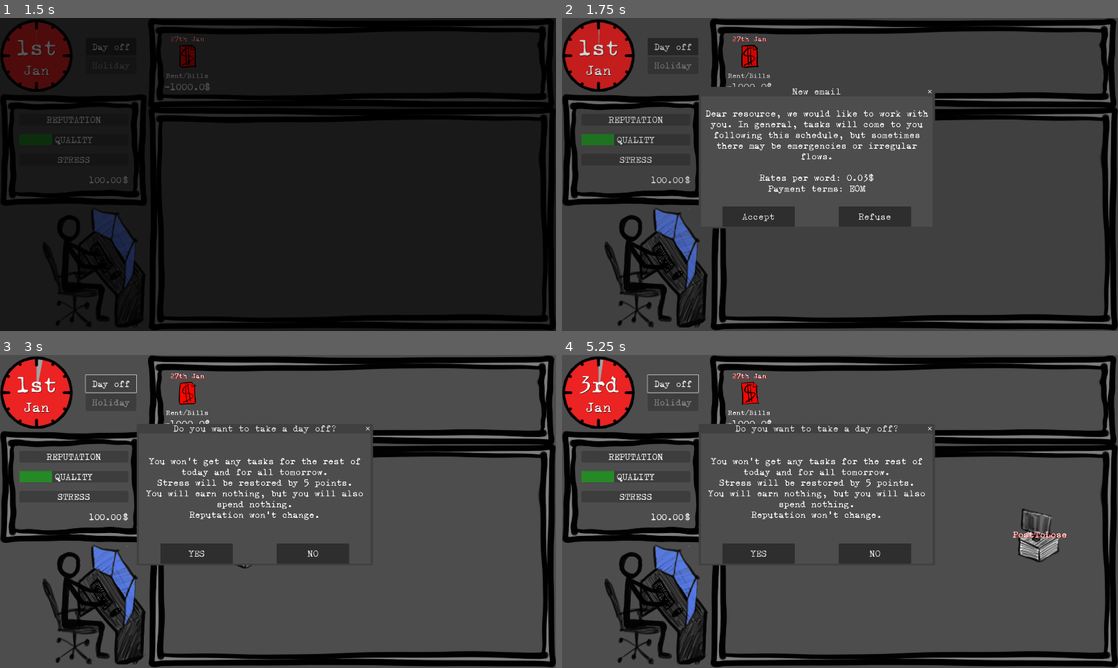
Above: before the commit, frames 1-4 (two rows, left to right).
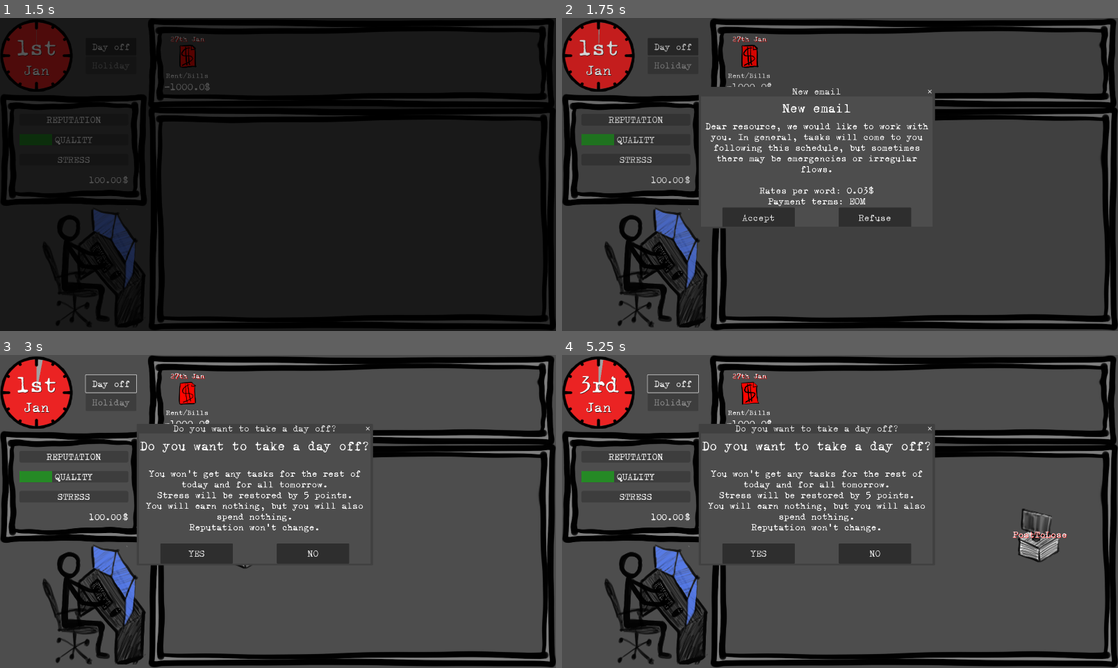
Above: after the commit, the same moments.

Repository: ildede/game-off-2025
Game: Godot game, scene res://scenes/game/screens/splash_screen/splash.tscn
The game is run twice, just before and just after one commit, with the same random seed, the same clock (stepped at 60 frames per second) and the same inputs.
Inputs:
- Up to frame 1 (1.5 s): click "LET'S GO!" at 0.5 s; click "START" at 1.25 s
- Up to frame 2 (1.75 s): no input
- Up to frame 3 (3 s): click "Accept" at 2 s; click "Day off" at 2.75 s
- Up to frame 4 (5.25 s): click "YES" at 3.5 s; click "CONTINUE" at 4.25 s; click "Day off" at 5 s

Frame 1 is identical in both runs. In frame 2, 2.6% of the frame differs, in the area x 25-66%, y 27-66%; in frame 3, 2.3%; in frame 4, 2.3%.

Commit message:
chore: improve title readability

Diff:
--- a/scenes/ui/customizable_popup_message/customizable_popup_message.gd
+++ b/scenes/ui/customizable_popup_message/customizable_popup_message.gd
@@ -14,8 +14,8 @@
 
 func show_popup(popup_data: PopupData) -> void:
 	title = popup_data.title
+	$GridContainer/MarginContainer/Title.text = popup_data.title
 	$GridContainer/RichTextLabel.text = ""
-	$GridContainer/RichTextLabel.bbcode_enabled = true
 	for line in popup_data.lines:
 		$GridContainer/RichTextLabel.append_text(line)
 		$GridContainer/RichTextLabel.newline()
--- a/scenes/ui/customizable_popup_message/customizable_popup_message.tscn
+++ b/scenes/ui/customizable_popup_message/customizable_popup_message.tscn
@@ -24,6 +24,21 @@
 size_flags_horizontal = 3
 size_flags_vertical = 3
 
+[node name="MarginContainer" type="MarginContainer" parent="GridContainer"]
+layout_mode = 2
+theme_override_constants/margin_top = 15
+theme_override_constants/margin_bottom = 15
+
+[node name="Title" type="RichTextLabel" parent="GridContainer/MarginContainer"]
+layout_mode = 2
+size_flags_horizontal = 3
+theme_override_font_sizes/normal_font_size = 45
+text = "Yout title"
+fit_content = true
+scroll_active = false
+horizontal_alignment = 1
+vertical_alignment = 1
+
 [node name="RichTextLabel" type="RichTextLabel" parent="GridContainer"]
 layout_mode = 2
 size_flags_horizontal = 3
